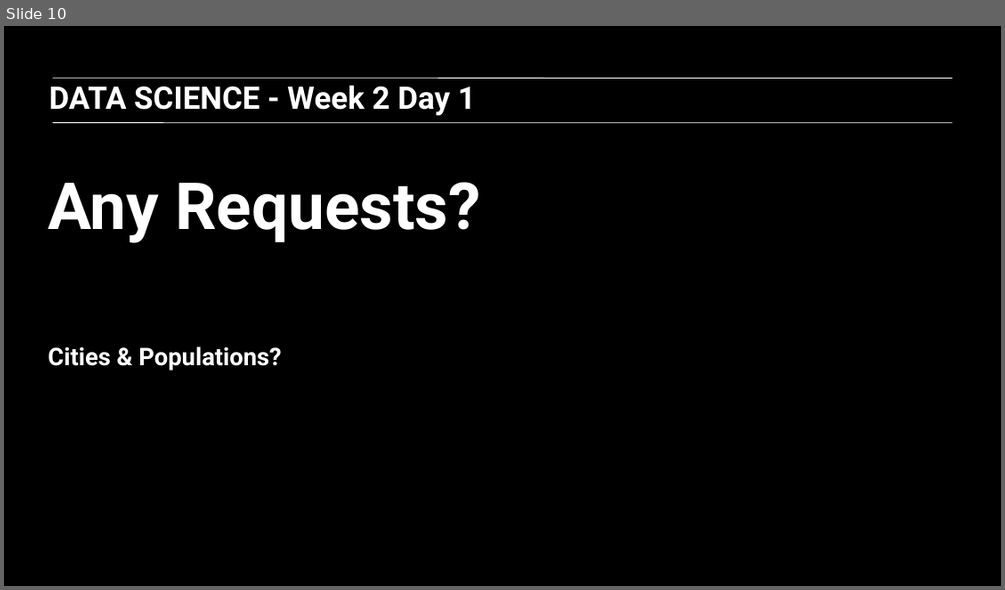
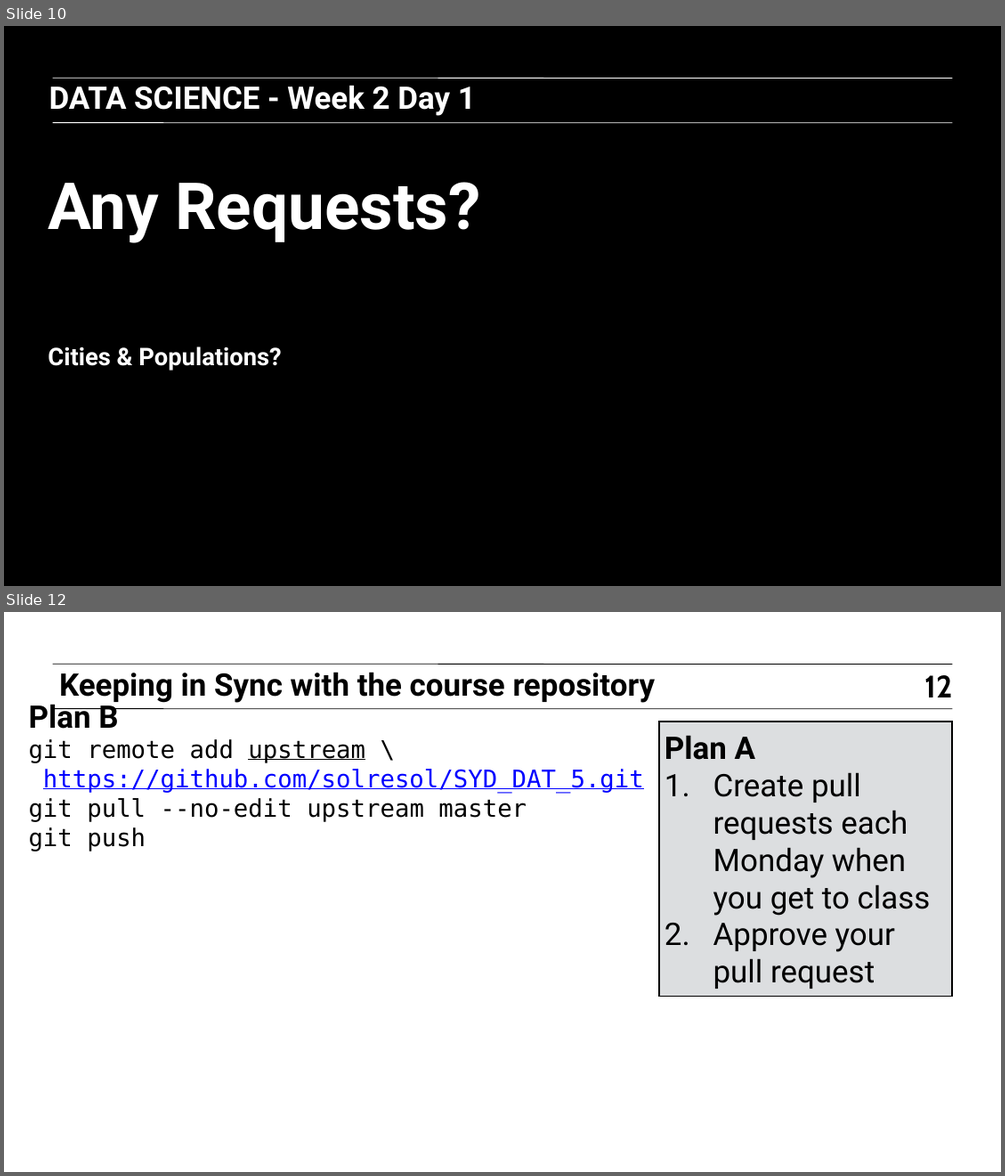
Before and after one commit to ihansel/SYD_DAT_4, a slide deck: slides/Week2z.pptx. Shown one above the other, each under a label of ours: slide 10 before the commit, slides 10 and 12 after it; the slides between them are not shown. The pictures are 1005x590 and 1005x1176 pixels, drawn with LibreOffice and Linux fonts; fonts in the diff are those of the drawing. Boxes give left, top, right and bottom in pixels: in the first picture for what was removed or moved away, otherwise in the second. Text is boxed around its words. In the diff, an @@ line names an element or a change of style, - is before the commit and + after.

```diff
--- a/slides/Week2z.pptx
+++ b/slides/Week2z.pptx
@@ slide 12 added at bbox=[4, 612, 1001, 1172], background #FFFFFF @@
@@ line added from (53, 664) to (952, 664), #000000 0.5 pt @@
@@ title added at bbox=[59, 672, 655, 703], 23 pt, text #000000, bold @@
+Keeping in Sync with the course repository
@@ page number added at bbox=[924, 675, 952, 697], 23 pt, text #000000, bold @@
+12
@@ text added at bbox=[29, 699, 644, 851], 18 pt, text #000000 @@
+Plan B
+git remote add upstream \
+https://github.com/solresol/SYD_DAT_5.git
+git pull --no-edit upstream master
+git push
@@ line added from (53, 708) to (952, 708), #000000 0.5 pt @@
@@ rectangle added at bbox=[659, 721, 952, 996], fill #DCDEE0, outline #000000 1 pt, 23 pt, text #000000 @@
+Plan A
+1. Create pull requests each Monday when you get to class
+2. Approve your pull request
```
Also in this commit, not shown: 1 slide changed, 1 other slide added.
